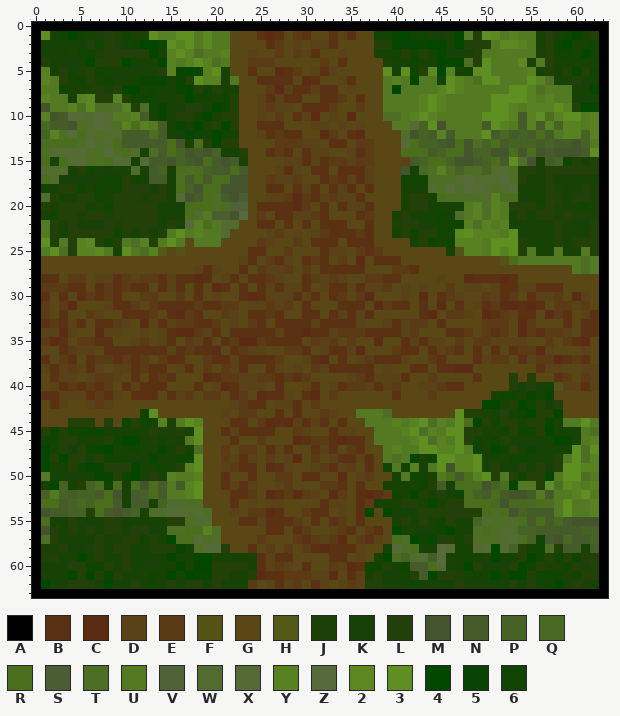
A pixel-art sprite gets an edit: Assets/Resources/Sprites/Tiles/ForestPath-CrossTile.png. The picture above was drawn from the file before the commit.
The file is 64x64 pixels. Colours within 5 levels of each other are drawn and written as one.
Palette (. is transparent): A #000000  B #5b3114  C #5c2b13  D #594217  E #5a3b16  F #555216  G #594815  H #535a18  J #1c4106  K #164305  L #234008  M #44552d  N #455b29  P #476225  Q #496821  R #4b6e1d  S #4a5d33  T #4e6e26  U #537922  V #506338  W #526c2f  X #546b35  Y #588222  Z #566a3b  2 #5b8821  3 #5f8e21  4 #024700  5 #094502  6 #0f4403
Pixels before (only the part around the change), first column x 0:
 0 AAAAAAAAAAAAAAAAAAAAAAAAAAAAAAAAAAAAAAAAAAAAAAAAAAAAAAAAAAAAAAAA
 1 A3K646KJLJ6JJ3YY33U2UUGGGBCBGEBGGBDBGG665466KKJ4UL32UYUUKLK64KLA
 2 AKKKKKL6LJK64463Y3U2UUGGGGBEGDGDDBGGGGLL455544K4LLLU22YUKL64KK6A
 3 AKKKJ66JLLLLL4JY3YTUUYGGDGGEGEDBGGDGGGKK6L6LK4KKKLUUUUUUJL66K46A
 4 ALKKKK4LLL4KKK4YUY3YTUGGEEEGGGGGEGBGGGGJKK6KK444TL3UUU2JULKKKKKA
 5 AYKLKJL6KKKKKJLY546Y3KGGBGGCBEGDBDGGGGG3K36L24YK633UUUUYKLKL4L6A
 6 AYULK6LK6KK6555K5L3YYJUGGBBBBGCBGGDBGGGUYU4UUK3YUT33UUU3YTKKLKKA
 7 AUU6KKJLKL44K6KK54L6LKKGGGECDBBDBBGDGGGU4UUUUY3YUUUUU33YTUUUKK4A
 8 AYUUKY2LLYL666KKJ466K6LGGDBDBBGGBBEGBGGUUUUY3YUUUUU3333YUYUUKKKA
 9 AMUUYT2TTWYLT65KKLLK46LGGDEDDGBBBEGGEGGUUUUY3YUUUUU33YUYYY3YL44A
10 AYMNXXWZWUUYNK5KLLK4KLLGGDGEGBDCGDGCGGGTTUY3YUUUUU333YNY3RY33UYA
11 AQNNMTWZXTYRYUNK5K4JL4LGGBBBGGGDDGDGDGGGUUXP3MUUUUN3YUNYNYPYYUYA
12 APYTZRXTWWNNNRNKK56646KGGDBEBBGGCEGBCGGGGWMPNYNUUU3NQNPNRNUYYPYA
13 ARRRRTZTWRNNNNNRMKRL4LLGGGGEEEDDGBBGEEGGGXRPPNMRMTPRNPPPNPNNMPUA
14 ATXXXXTTZTRWKTNRPMNMPKKLGGBEBGBDDGGDBEGGGRRRNPRRMPPMMRMRMNMMMN3A
15 ARKRXXTTRXXKXNNMPNMRNMNJGGGGDDBDBEEDEEGGGDNPRRPMMNPRN3WMKNP6LKLA
16 AWWWKL6JKJKWJNPKRTRPNNRNGGGDBDGBBGBBBDGGGMKQTYTPTTPWWTJLKLLLLLLA
17 ARWKKKKK66L6KNNKTNRNRRMMGGEDDEGGBEBDBDGGG666TTTWZWWWZTLKKLKKKKKA
18 AKKLL6J6K6LLLKLKRPMRRMMMGGBBGBDBGBDBGBGGGKKKWTZTZXWTWZKKKLJKKLJA
19 AWLKKLL6KLLLJLLKXMNRTNMSGGDDECEBDEDDBGGGGJLLKRTTTTWYRRKK6LLKLLJA
20 ALKLLLKJ6LLLLLKKKRRRTRVVGBBBBCEGBGBDDBGGGKLLKKKKUYTYULLLKLJKK6JA
21 AK6LLJLLJLLLLLKKKRWUSSMZGEGBBDDEBGGGBEGGKLKKK6KTUYTYUKLKLLJLJJJA
22 AULKLKKKLJLLLLKLJZYRUXWGGBBGBGBGBBBGGBGGJLLKK666YTYUYKKKKKLJKKLA
23 AULKLLLLL6LKLKLU3UYUUWGGGGDEGDGDEBBBEBGGKL6LL6K23YYYU3KKKKLKKKLA
24 A3JULY2L6LUTYLU3UGUUUGGGGEDGGEGBBBGBBBGGGGKL6K6YYYU333LKKKLKLLLA
25 AU3TLYY2UK3UTYHGFGGGGGGGBBGGEGGGBDDGEBEGGGGGGGKFYYU3Y3LUKKUKKULA
26 AGGGGGGGGGGGGGGGGGGGGGGDBGEBDGBEBGEGCGBBBGGGGGGGGGGGFRUUUUUUUTUA
27 AGGGGGGGGGGGGGGGGGDBDGGBGEDDEGEGBBBBBGGGEEBGGGGGGGGGGGGGGGGGUTUA
28 ABBGEEGDDBEDEEBDBBCBGDBGBBEDGGBEDEDGGEEBBGGGGDGGCBBBCBGGGGGGGGGA
29 AEEEBBGBEBEBBGBDBGBGCBGBGBDBDDBGDBBDBDDEGDGDGGEGDDGDBBDDBBBGGGGA
30 ABGBGBEBEBGGEEGGEGBGDGGBCBDDDBDBGBEGECGGGDGCGBEDGGEDBEGBDDEGCDGA
31 AEGECGGGDBBEGEBBBBEBBEEGDDEDEGBGGGBBBGCEBBGBGCGBGDBECCBCBGEEDEGA
32 AEGBGGEDGGBBBEGBCEBGGEDGBBEBGGBBGBDBDBGGGGGBCGEEDGCBEDBBGCEBGDBA
33 ABEBDBGBBEDGCDBDEEBBEGDGEBGBBBBDBBBBDGGDBDEEGBGGGGEEEGCEGGGBGBBA
34 ADDCDGGCDDGGDGDBCCEDBGBBBBBDBBCBBDEEEBBBBDEGGGBBEGEBEGCEBEEDGBBA
35 AECBGEEBBGGDEGDBGEDBGBECCEBBBBGEDEGEGGCGGBDBDDGEGEEDDDDGGEGEBCGA
36 AGGBEDDGBBBBBBBDBEBBCGBEDDGGEEBGDBBDCGGGEBBGBDEBGBGBGBEECDGGGDGA
37 ABGEBGBEEBEBEGEBBGGEBBDBBBBEGGDBCGBGDEBBBDGGEBGGGBDEEGBDEECBEBGA
38 ADBDEDBDGDDBEBBGDBGEGEDBGGBDGDGEDBBBBBGDGGBBGBBCCGGGGGGGBDDGGDDA
39 AGBDDGDEEDGBGBEBGGGCBEEDDEEBEBEGGGGDEBDDDBGGEGGGGBGGGLGLGGBEGEDA
40 AGDBEBEBEGBDBBBGGGBGDCBDDDGBGGDBGDBEEDBDEGGDDEBBGGGGGLKLK6FDDBDA
41 ABBDDDBEBDGBBBGBDEGEEGBEGCBBDGBCGEGGGGGGBGGGEGGGGGGK66K565GGGGGA
42 AGBDGGDEDGGGGGGGGGGGGGDEBBGDDBGEGGGGGGGGGGGGGGGGGG44KL46LKLGGGGA
43 AGGGGGGGGGGG63GGGGGGGDGEEGGBGBGGEDGGUUUTGGGGGGG3LLJKLK64LL4GGGGA
44 AGGGLLLGLG6L6KYJU3YGGGBBGECBCDBDBGBGGUUUYUY3TYU3R4L6LLKLL5KUU3UA
45 AL6L6666KKKKKLJJLK3GGBDBBBBGGEDGGBDDGGUUUY3TYU33LLKJ6L66L4KKKUTA
46 A66LLKKKL644KJKJKU3GGGBGGEGGGCBEEBCBBGUUUUY3TYU3L6K6LKKKKK45KUYA
47 A4KLKL654K66KK5KLKTGGEGEEGBDBGGBDBGEBGGUYUU33YY3U6K46LK5KKKK3T3A
48 A4L4LLKL66KKK5KK663GGEDBDGEGDCGEGDBBDBGUTU4J633YY3KKJ66KKKLU3TYA
49 A4KKL645LLL4KK6KLY3GGDEBBGCBDGGDEBDEGBG6UKYKU3MYY3KLKKLKLKL33YYA
50 AUKKKKK55L64KLKYUUYGGBGGBGGEEGBBGGCGDEGGKU66JURNRY3LUL6LL4U33TUA
51 AK4PKLPR6RKRMRNUNY3GGBDBDGGDEGGGEEBGBGGKKKK6LNKRRRMPR4UUL3T2YUYA
52 APUPNPPNRMKNPRNUUY3GGGBBEGCBECEDGCEGBCBE6K4LKLK6RPNRNMMNUNUUY3UA
53 ARRNPQPRRNKNNKPWWTTGGGBGDGDDGGGGBDDGBEKKKLLK4KLLRRRQMQQQRTU3UUYA
54 AMNNPPLRNMNPKTWXXWXTGGDGEECBGGEBBGDGB4G4KKKLLLLLLLRTRMPNNNU3UUYA
55 ARKKLKKKLLKKKKKLLTWWGGGBBDBBBEGBGBEGBGGGKLKLK6LKKPWTTWRNRNQNMMMA
56 AMLKLKLKLLKLLKKTTRRYTGGGGGBBGBEGGDEBGEBG4KKKK64KKTRTWWPPNNNNNPPA
57 ATLKKKKLKJLL6LK4RRXTWGGGGEGGGEBEDECGEBDGRT465LL6LTTTWXTP6NMQNNPA
58 AJJLKKJLKLLKKLLL5KTXXLGGBGEGEGEBCBBBDGGKXTRKKZWKKWX4XPLK6TLNNKNA
59 ALLKK4KLKKLKKKK4KK44JKKKKBDBBGGGGBBGDGK4RPWWNZJK6KJ4KKL46L6L6LLA
60 AKKKLL66LKLKKJKK4K44LLLLKBDEDGBGGEDCB66LK6NNRXKK4LKKKL46LJJ6LJLA
61 AJKK4L4L5LKKJ6K4K455LLKKLCBBEEEDDCGBDKLKKKLN4LLJK6K4K44L666J6LLA
62 A4KKLLLK4KKLK6KLKLL6LKKKEGDBDEGBDGDEDLLKKK6KKKKLKKKKKLKL664JLJKA
63 AAAAAAAAAAAAAAAAAAAAAAAAAAAAAAAAAAAAAAAAAAAAAAAAAAAAAAAAAAAAAAAA
The same view after the edit:
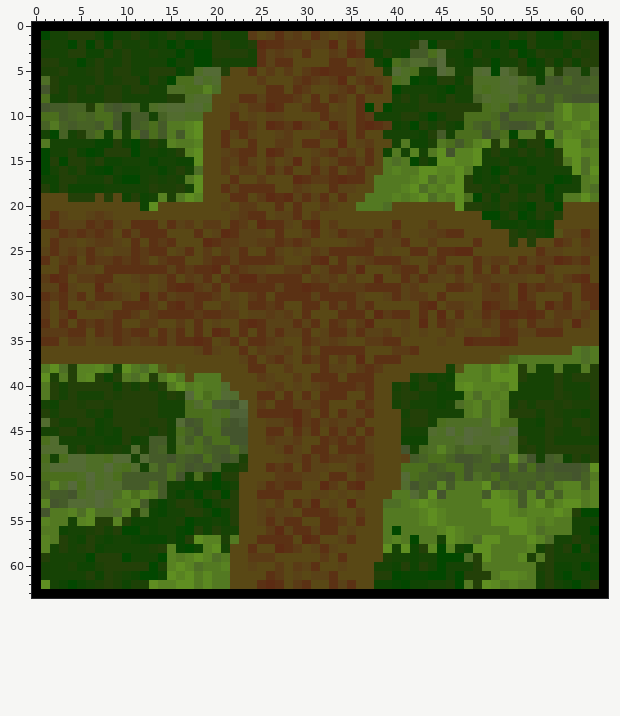
The edit:
Changed rows in their new state; - is an unchanged pixel.
first column x 1:
 1 4-KLLLK4KKLK6KLKLL6LKKKEGD-D-GBDG-EDLLKKK-K--KLKKKKKLKL664JLJK
 2 J--4L4L5L-KJ6K4K455LLKKLC-BEEE--C-BDK-KKKLN-LLJK6K4K44L66-J6LL
 3 ---LL-6-K-KKJKK4K44LLLLKBD-DGBG-E-CB66LK6NNRX--4-KKKL46LJJ-LJL
 4 -L--4K-KKL---K4KK44JKKKKBDBB---GB--D-K4RPWWNZJK6KJ4KKL46-6L6LL
 5 JJ--KJL-LL--L-L-KTXXL----EGEGEBCBBBD--KXTRKKZW-KWX4XPLK6TLNNKN
 6 TLK-KKLKJLL6LK4RRXTWGG--EGGGEBEDECGEBDGRT-65LL6L-TTWXTP6NMQNNP
 7 MLKL-LKL-KLLK-TTRRYTGG---BBG-EGGDEB-EBG-KKKK64KKTRTWWPPNNNNNPP
 8 RKKLKKK-LKKKK-LLTWWGGGBB--B-E-BG------GKLKLK6LKKPWTTWRNRNQNMMM
 9 -NNPPLRNMNPKTWXXWXTGGD-EECBG-E--GD-B4-4KKKLLLLLLLRTRMPNNNU3UUY
10 RR-PQPRRNKN--PWWTTGGGB-DGDD-GGGB-DGBEKKKLLK4KLLRRRQMQQQRTU-U--
11 PUPNPPNRMKNPR-UUY3GGGBBEGC-ECE-GCE-BCBE6K4LKLK6RP-RNMMNUNUU-3U
12 K4PKLPR6RKRM--UNY3GGBDBDGGDEG--E-BGB--KKKK6LNKRRRMPR4UUL3T2-U-
13 UKKKKK55L64KLKYUUYGGBG-B----GBB-GC-D---KU66JURNRY3LUL6LL4U33T-
14 4KKL645LLL4-K6KLY3GGDEBB-CBD-G-EBDEGB-6UKYKU3MYY3KLKKLKLKL33YY
15 4L4LLKL66K-K5KK663GGEDBD-E--CGEGDBBDB-UTU4J633YY3KKJ66K-KLU3TY
16 4KL---54K66KK5-LKTGGEGEE-B--G--DBGE-G-UYUU33-Y3U6K46LK5-KKK3T3
17 66LL---L-44-JKJKU3GGGBG-EGGGCBEEBCB-GUUUUY3-YU3L6K6LKK--K45-UY
18 L6-6-6--KKKKLJJLK3GGBDBBB-G-E-G---D-GUUUY3TYU33LLKJ6L66L4K--UT
19 GGGL--GLG6-6KYJU3YGGGBB-ECBCDBDBGBGGUUUYUY3TYU3R4L6LL-LL5KUU3U
20 GGGGGGGGGGG63GGGGGGGDGEEGG-GBG-EDGGUUUT-GGGGGG3LLJKLK64L-4GGGG
21 GBDGGDEDGGGGGGGGGGGGGDEBB-DDBG-G---GG--GGGGGGGGGG44KL46-KLGGGG
22 BBDDDBEBDGBBBGBDEGEEGBE-C-BD--CGEG--G--BGGGEGGGGGGK66-565GGGGG
23 GDBEBEBEGBDBBBGGGBGDCBDDDGB-GDBGD-E-DBDEGGDDEBBGGGGGL-L-6FDDBD
24 GBDDGDEEDGBGBEBG-GCBEEDD-EBEBEGGG-DE-DDDBGGEGGGGBGGGLGLGGBEGED
25 DBDEDBDGDDBEBB-DB-E-EDBGGBDGD-EDBBBB-GD--BB-BBCCGGGGGGGBDDGGDD
26 B-EB-BEEBEBE-EBB--EBBDB-BBEG-DBC-B-DE---D--EB---BDEEGBDEECBEBG
27 --BEDD-BBBBBBBDBEB-C-BEDDGG-EB-D--DC----B--BDEB-B-B-BEECD--GDG
28 ECBG-EBBGG--GDBGED--BECCEBBBBG---GE-GCGGBDBD--EGEEDDDD--E-EBC-
29 DDCDG-CDDGGD-DBCCEDBGB-B-BDBBCBBDEEEBBBB-EG--BBEGEBEGCE-EED-BB
30 -E-D-G-BED-CDBD-E-BE-DGE-GBB-BDB-BBDG-DB-EE--GG---EEGCEGGGBGBB
31 --BG-EDGG-BB-G-CEBGG-D-BB-BG--B-BD-DBGGGG--CGEEDGCBED-BGC-BGDB
32 --EC-GGDB-EG-B-BBEBB-E-DD-DE--G-GB-BGCEBB--GCGBGDBECC-CBG-EDEG
33 -G-G-E-EBG-EEGG-G-GD-GBC-DDD-DBG-EGEC-GG-GC--ED---DBEGBDDEGCDG
34 EEEBB-BEBEBB-BDBGBGCBG-G-DBDDBGDBBDBDDEG-GD--EGDDGDBBDD-BBG-GG
35 BBGE-GDDBE--EBDBBC--DBGBBEDGGB---DG-EEBBGGGG--GCBBBCBG--G-GGG-
36 --GGGG-GGGGGGGGGGD-D-GBGEDD-GE-B--BB----E--GGGG-G-G-GGGGG--UTU
37 G-GG-GGGGGGG-GGG--GGGGD-GEBD-BEB-E-CG---G--GG---GGGFRUUUUUUUTU
38 U3TLYY2UK3UTYH-FG-G-GGGBBGGEG-GBDDGE-EG--GG-GKFYYU3Y3LUKKUKKUL
39 3JULY2L6LUTYLU3U-UUUGGGG-DGGEGBBB-BB-GGGGKL6K6YYYU333LKKKLKLLL
40 ULKLLLLL6LKLKLU3UYUUWGGGGDE-DGDEB-B-BGGKL6LL6K23YYYU3-K-KLKKKL
41 ULKLKKKLJLLLLKLJZYRUXWG-B-GB--GBBB--B--JLLKK666YTYUYK-KKKLJKKL
42 K6LLJLLJLLLLLKKKRWUSSMZGE-BBDD-B---BE--KLKKK6KTUYTYUKLK-LJLJJJ
43 LKLLLKJ6LLLLLKKKRRRTRVVGBB-BCE-BGBDDBGG-KLLKKKKUYTYULLLK-JKK6J
44 WLKK--6KLL-JLLKXMNRTNMS-GDDECEBDEDDBGGGGJLLKRTTTTWYRR-K6LLKLLJ
45 KK-L-J--6LLLKLKRPMRRMMMGG-B-B-B---B-BGGGKKKWTZTZXWTWZKKKLJ--LJ
46 RWKK---6-L6-NNKTNRNRRMM-GEDDEGGBEBD-DGGG666-TTWZWWWZTL--LKK-KK
47 WWW---JKJKWJNP-RTRPNNRNG-G--D--BGBB-D-GGMKQT-TPTTPWWTJL-LLLLLL
48 RKRXXTTRXX-XNNMPNMRNMNJG-G--DBDBEEDEE-GGDNPRRPMMNPRN3WM-NP6LKL
49 TXXXXTTZTRW-TNRPMNMPKKLG-BEB-B-DGGDBE-GGRRRNPRRMPPMMRMRMNMMMN3
50 RRRRTZTWRNNNNNRMKRL4LL-G----EDD-BB-E---GXRPPNMRMTPRNPPPNPNNMP-
51 PYTZRXTWWNNN--KK56646KGGDBEBB--C-GBC--GGWMPNYNUUU3NQNPNRNUY-P-
52 QNNMTWZXTYRYU-K5K4JL4LGGBB-GGG-DGD-DGGGUUXP3MUUUU-3YUNYNYPY-UY
53 YM-XXWZWUUY--5KLLK4KLL-GDGE-BDCG-GCGGGTTUY3YUUUUU333YNY3RY-3--
54 -UUYT2TTWYLT65KKLLK46L-GDEDD-B--EG-EG-UUUUY3YUUUUU33YUYYY3YL44
55 YUUKY2L-YL666-KJ466K6LGG--D-B-GB------UUUUY3YUUUUU3333YUYUUKKK
56 UU6K-JLK-44K6-K54L6LKK---ECD-BDBBGD-GGU-UUUUY3YUUUUU33YTUUUKK4
57 YUL-6LK6KK6555K5L3YYJU--BBBBGCBGGDBGGGUYU-UUK3YU-33UUU3YTKKLKK
58 YK--JL6-KK--J-Y-46Y3K----GCBEGDBDGGG--3K36L24Y-633UUUUYKLKL4L6
59 -K--K4-LL4---4YUY3YTUGGEEEGG---EG--G-GJKK6KK444TL3UUU2JU-KKKKK
60 ---J6-J-L-LL4JY3YTUUYGGDGG-GEDB-G-GGGKK6L6LK4--K-UUUUUUJL6-K46
61 K--KKL6LJ-64463Y3U2UUGGGG-EGDG--B-GGG-L4555-4K4LLLU22YUKL-4KK6
62 3-646KJLJ6JJ3YY33U2UUGGGBC-G-BGGB-BGG6654-6--J4UL32UYUUKLK64KL
Changed places in both pictures, as pixel boxes (x1, y1, x2, y2):
changed: (41, 31, 599, 589)
